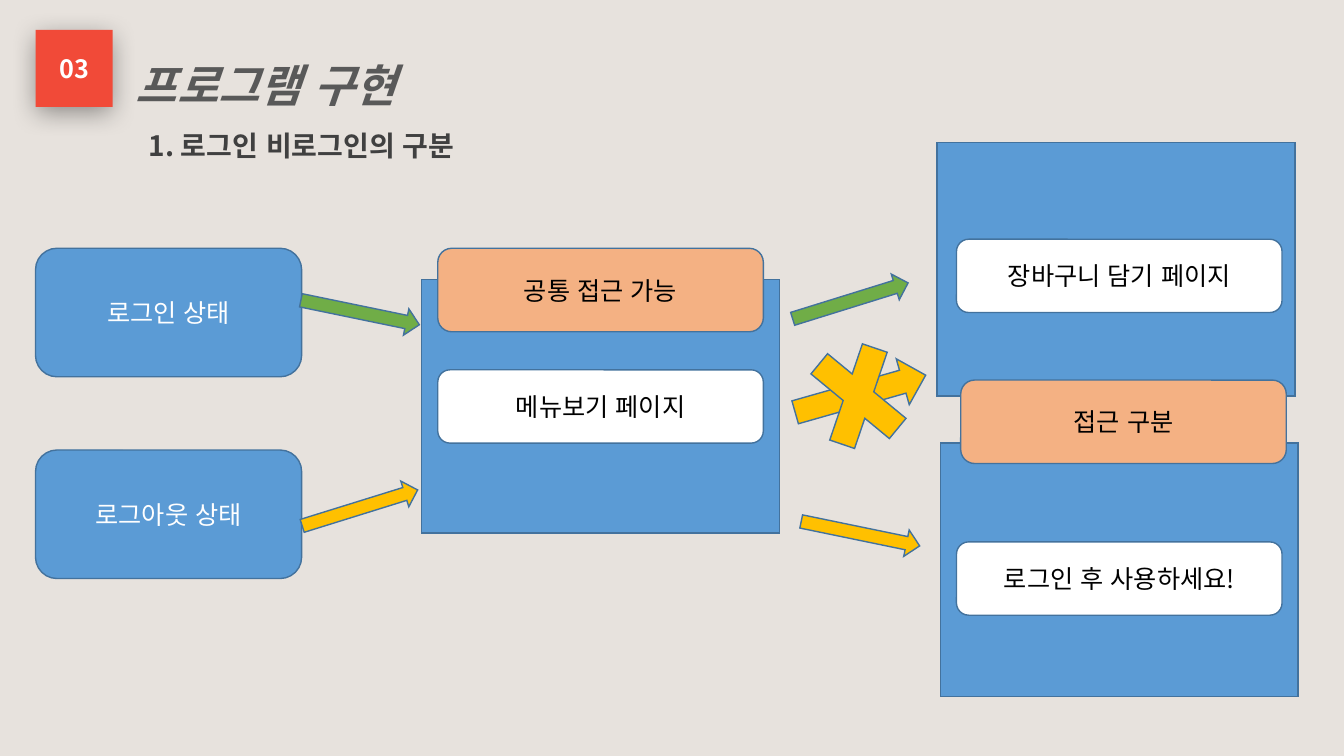
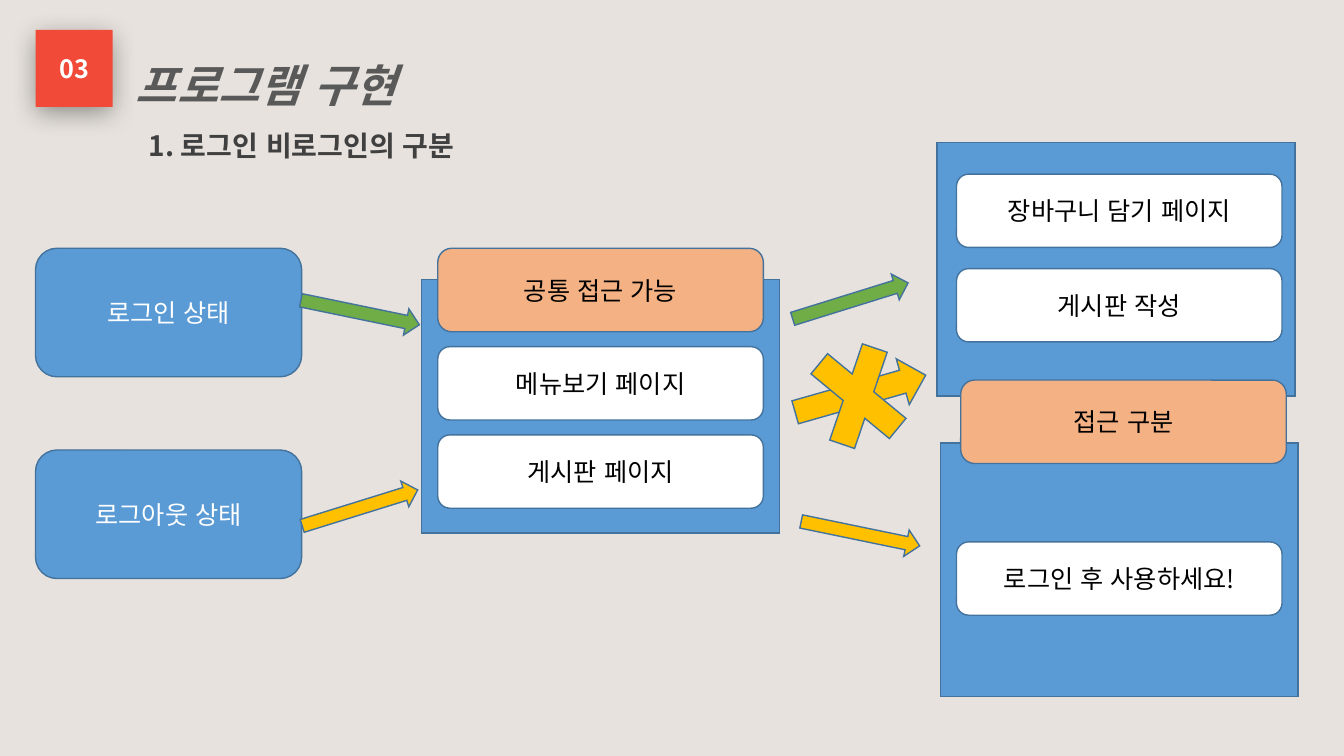
Before and after one commit to phoresis92/restaurant, a slide deck: slide 7 of 프로젝트 기획서/프로젝트 계획서.pptx (slide 6 before the commit). Drawn at 1344x756 pixels with LibreOffice and Linux fonts; fonts in the diff are those of the drawing. Boxes give left, top, right and bottom in pixels: in the first picture for what was removed or moved away, otherwise in the second. Text is boxed around its words. In the diff, an @@ line names an element or a change of style, - is before the commit and + after.

```diff
--- a/프로젝트 기획서/프로젝트 계획서.pptx
+++ b/프로젝트 기획서/프로젝트 계획서.pptx
@@ rounded rectangle "장바구니 담기 페이지": place and size @@
-rounded rectangle "장바구니 담기 페이지" at (957, 239, 1282, 313)
+rounded rectangle "장바구니 담기 페이지" at (957, 174, 1282, 248)
@@ rounded rectangle added at (957, 269, 1282, 343), fill #FFFFFF, outline #43739E 1 pt, 18 pt, text #000000 @@
+게시판 작성
@@ rounded rectangle "메뉴보기 페이지": place and size @@
-rounded rectangle "메뉴보기 페이지" at (438, 370, 763, 444)
+rounded rectangle "메뉴보기 페이지" at (438, 347, 763, 420)
@@ rounded rectangle added at (438, 435, 763, 508), fill #FFFFFF, outline #43739E 1 pt, 18 pt, text #000000 @@
+게시판 페이지
```
Also in this commit, not shown: 12 other slides changed, 3 slides added, 11 other files.
